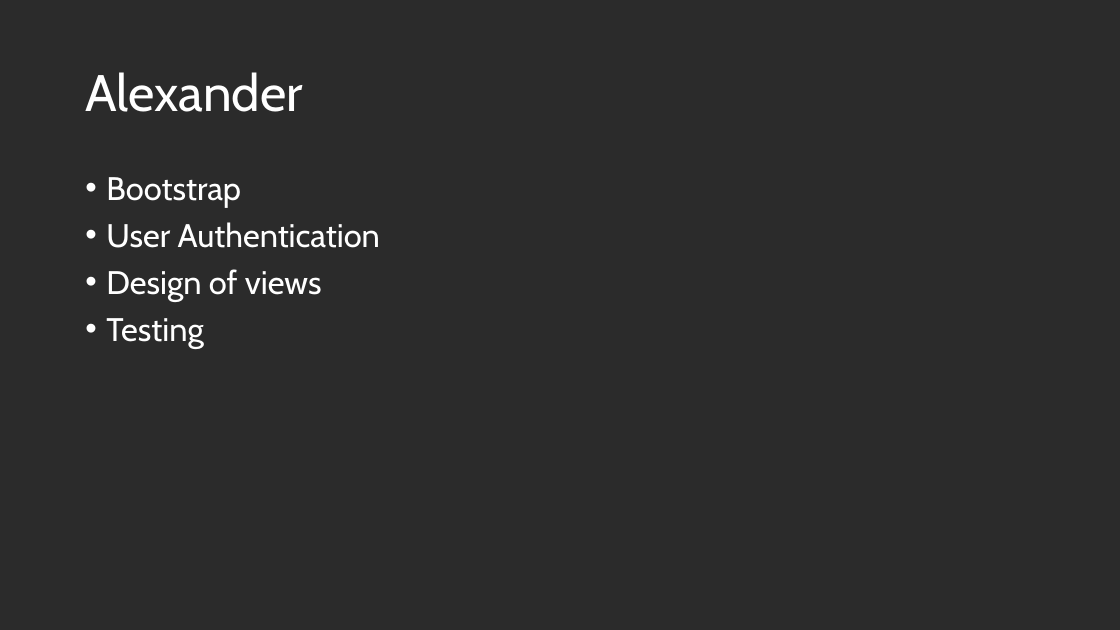
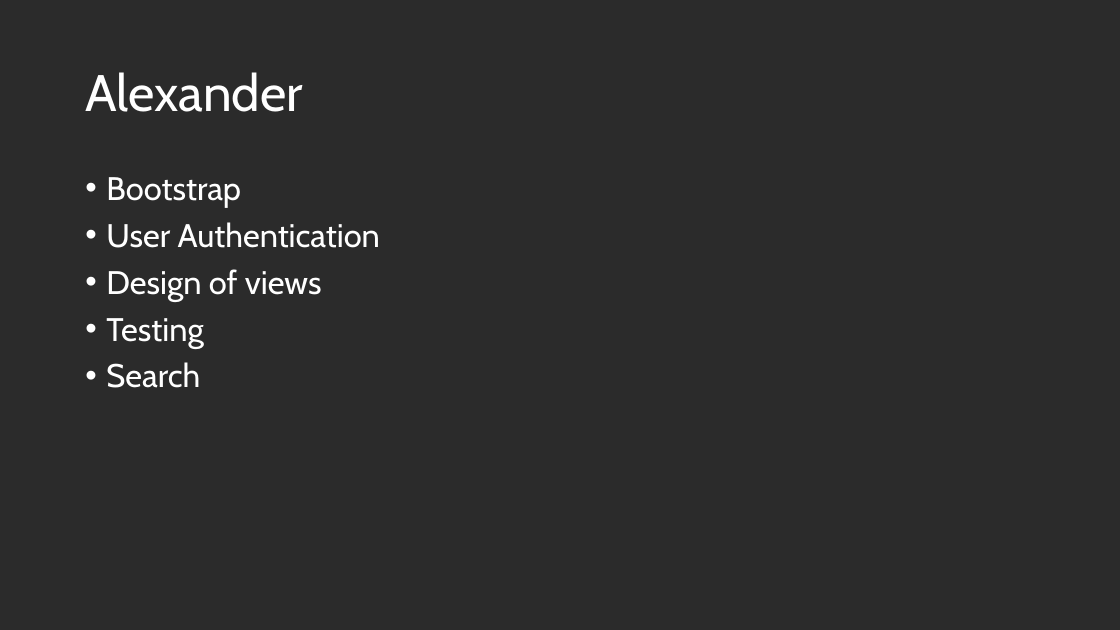
Before and after one commit to fmavb/travelmate, a slide deck: slide 10 of travelmate.pptx. Drawn at 1120x630 pixels with LibreOffice and Linux fonts; fonts in the diff are those of the drawing; background and template pictures are left out; a plain dark background stands for a picture behind light text. Boxes give left, top, right and bottom in pixels: in the first picture for what was removed or moved away, otherwise in the second. Text is boxed around its words. In the diff, an @@ line names an element or a change of style, - is before the commit and + after.

```diff
--- a/travelmate.pptx
+++ b/travelmate.pptx
@@ text at <box>106,362,200,388</box>: paragraph added @@
+• Search
```
Also in this commit, not shown: 1 other file.
